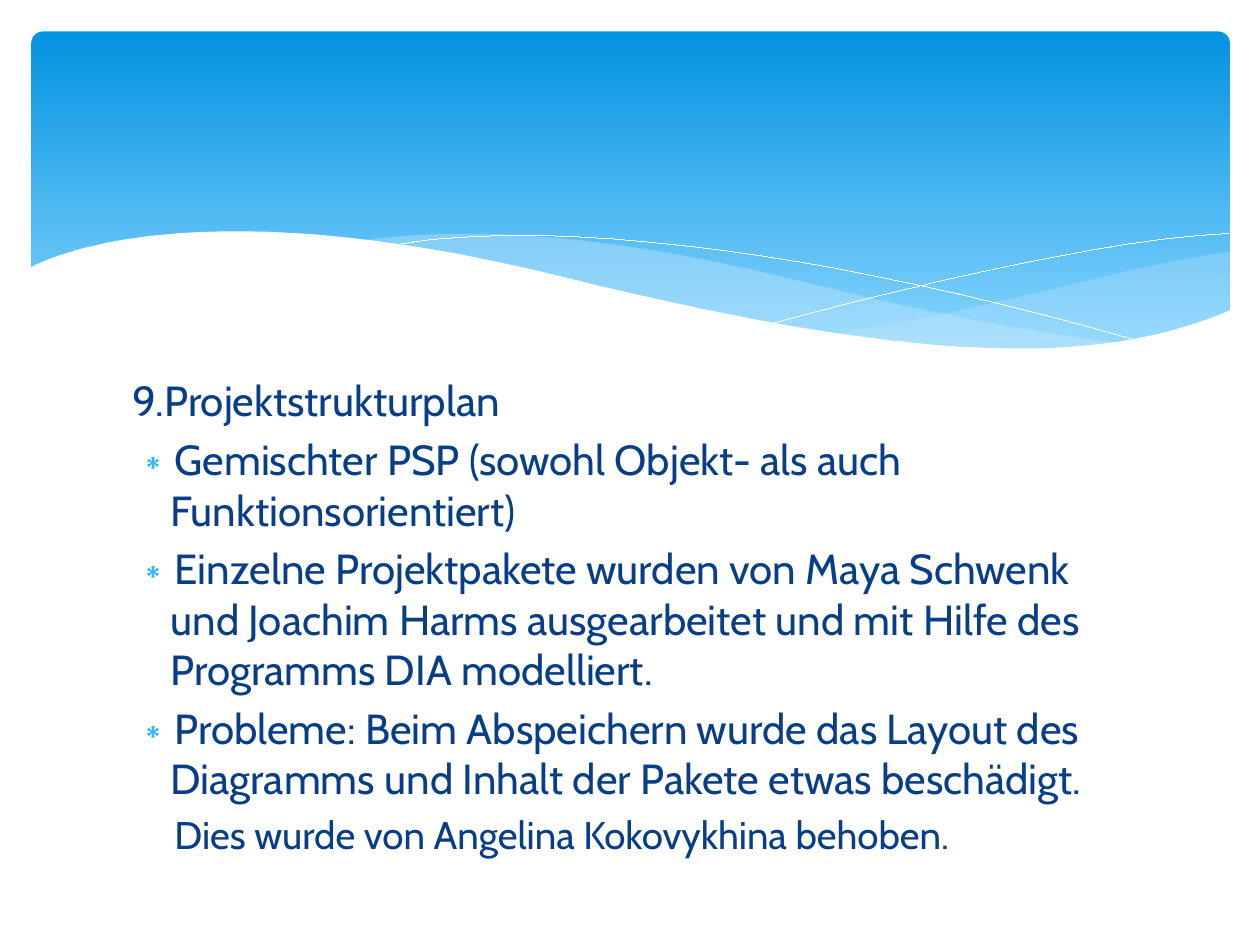
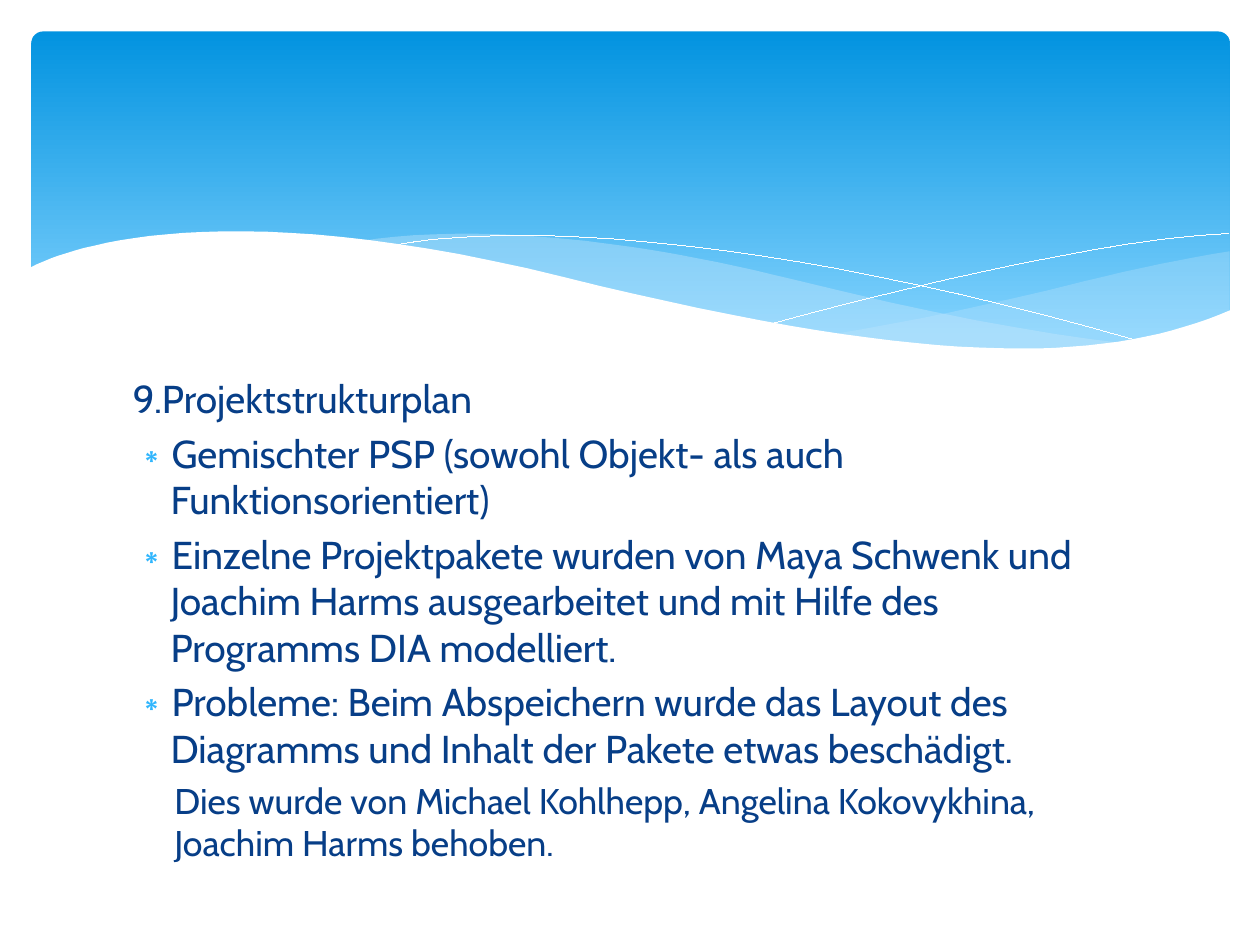
Before and after one commit to m-schwenk/LOTTO, a slide deck: slide 12 of UnsereProjektunterlagen/11.Projektdokumentationen/PräsentationGruppenIntern001.pptx. Drawn at 1260x945 pixels with LibreOffice and Linux fonts; fonts in the diff are those of the drawing. Boxes give left, top, right and bottom in pixels: in the first picture for what was removed or moved away, otherwise in the second. Text is boxed around its words. In the diff, an @@ line names an element or a change of style, - is before the commit and + after.

Commit message:
Ordnerstruktur ueberarbeitet Joachim Harms

```diff
--- a/UnsereProjektunterlagen/11.Projektdokumentationen/PräsentationGruppenIntern001.pptx
+++ b/UnsereProjektunterlagen/11.Projektdokumentationen/PräsentationGruppenIntern001.pptx
@@ text at box(133, 384, 1072, 772): size 24 to 22.2 pt in "9.Projektstrukturplan", "Gemischter PSP (sowohl Objekt- als auch Funktionsorientiert)", "Einzelne Projektpakete wurden von Maya Schwenk und ...", "Probleme: Beim Abspeichern wurde das Layout des ..." @@
@@ text at box(174, 787, 1035, 862): text changed; size 22 to 20.4 pt @@
-  Dies wurde von Angelina Kokovykhina behoben.
+  Dies wurde von Michael Kohlhepp, Angelina Kokovykhina, Joachim Harms behoben.
```
Also in this commit, not shown: 4 other slides changed, 51 other files.
